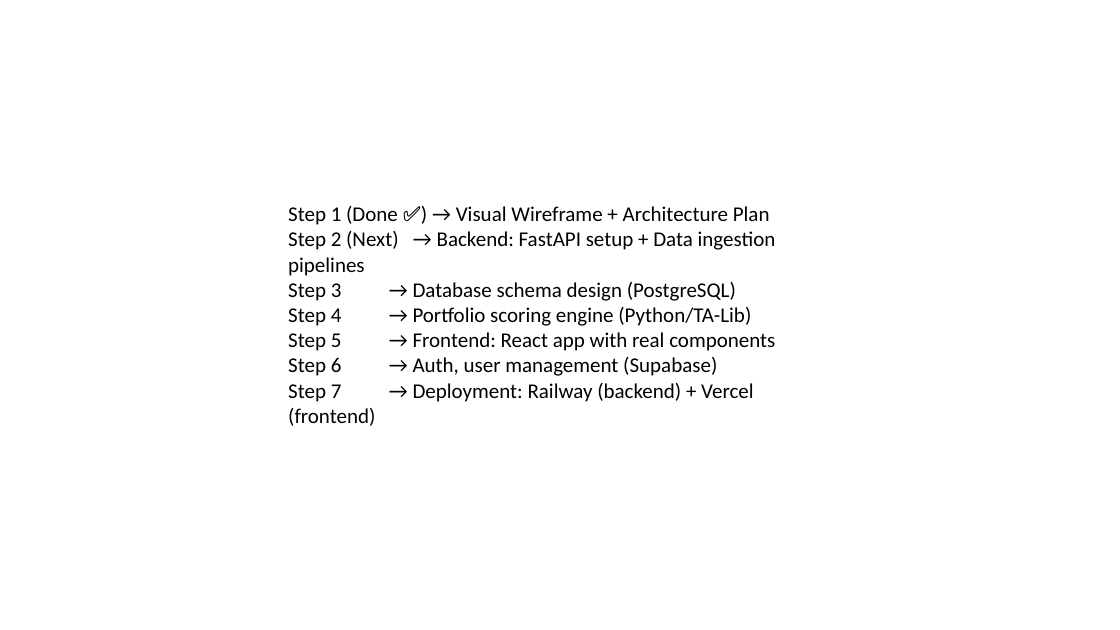
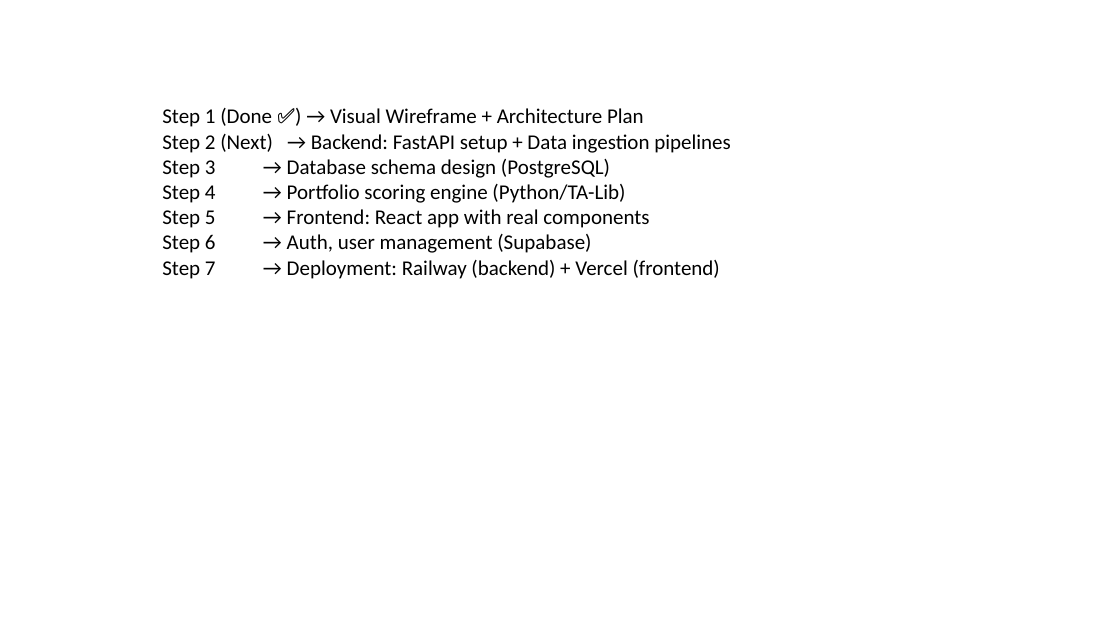
Before and after one commit to patil-pranit/weave, a slide deck: slide 2 of wireframe/wireframe.pptx. Drawn at 1120x630 pixels with LibreOffice and Linux fonts; fonts in the diff are those of the drawing. Boxes give left, top, right and bottom in pixels: in the first picture for what was removed or moved away, otherwise in the second. Text is boxed around its words. In the diff, an @@ line names an element or a change of style, - is before the commit and + after.

Commit message:
updated requirement and frontend html code

```diff
--- a/wireframe/wireframe.pptx
+++ b/wireframe/wireframe.pptx
@@ text "Step 1 (Done ✅) → ..." rewrapped from (x1=288, y1=206, x2=776, y2=426) to (x1=162, y1=108, x2=731, y2=279) @@
```
Also in this commit, not shown: 2 other files.
